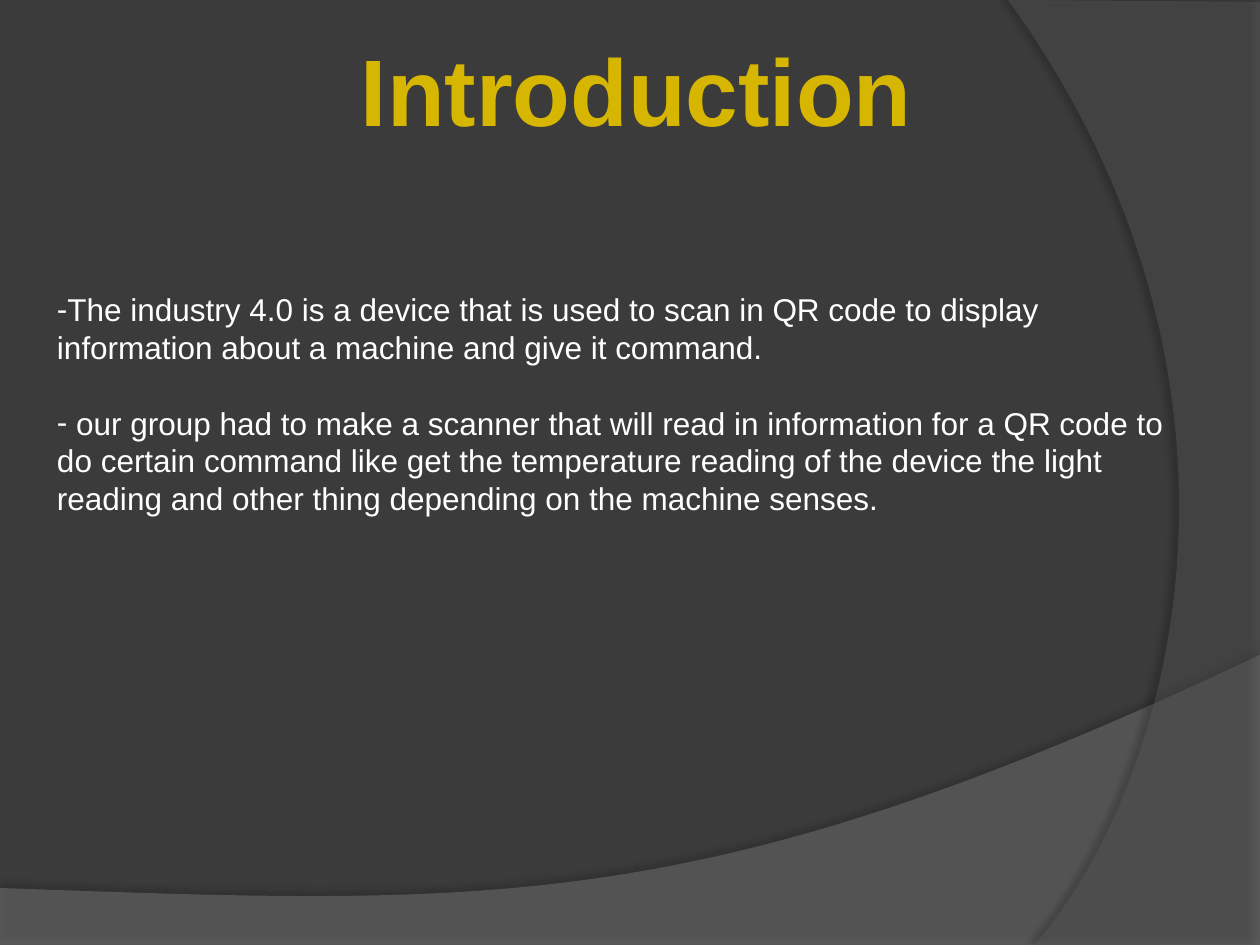
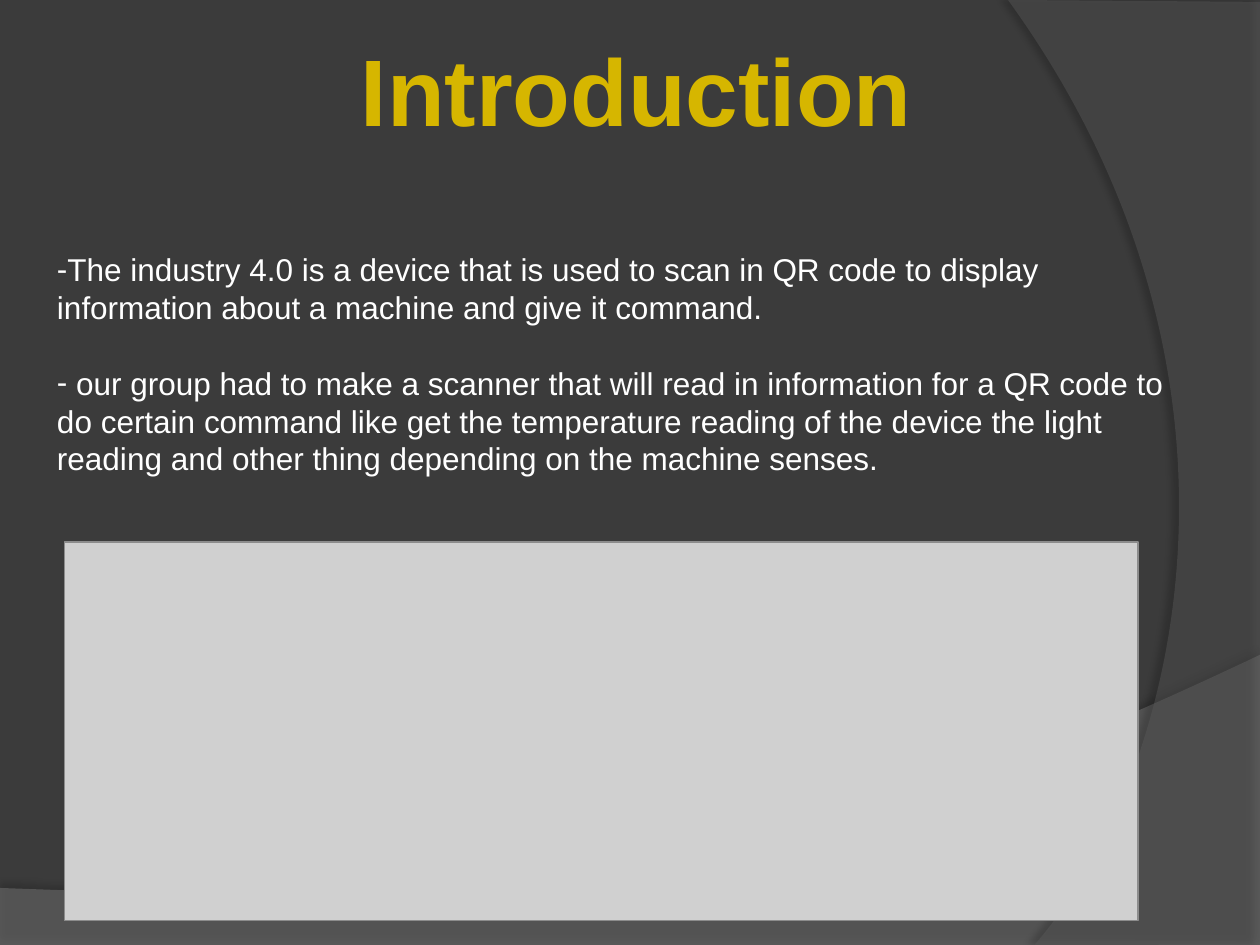
Before and after one commit to nightmarebat/nightmarebat.github.io, a slide deck: slide 2 of documents/hardware presation.pptx. Drawn at 1260x945 pixels with LibreOffice and Linux fonts; fonts in the diff are those of the drawing; grey boxes stand for pictures. Boxes give left, top, right and bottom in pixels: in the first picture for what was removed or moved away, otherwise in the second. Text is boxed around its words. In the diff, an @@ line names an element or a change of style, - is before the commit and + after.

```diff
--- a/documents/hardware presation.pptx
+++ b/documents/hardware presation.pptx
@@ text "The industry 4.0 is a ...": place and size @@
-text "The industry 4.0 is a ..." at [57,298,1163,516]
+text "The industry 4.0 is a ..." at [57,258,1163,476]
@@ picture added at [64,542,1138,921] @@
```
Also in this commit, not shown: 3 other slides changed.
